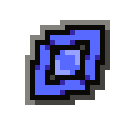
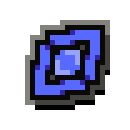
Two versions of the same layered image (130×130). Layer-by-layer changes:
painted on "New" over [left=35, top=30, right=110, bottom=110]
